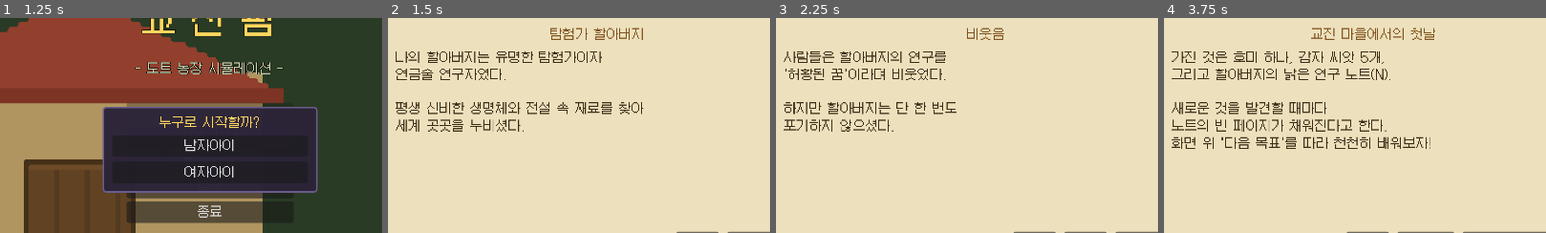
Above: before the commit, frames 1-4 (left to right).
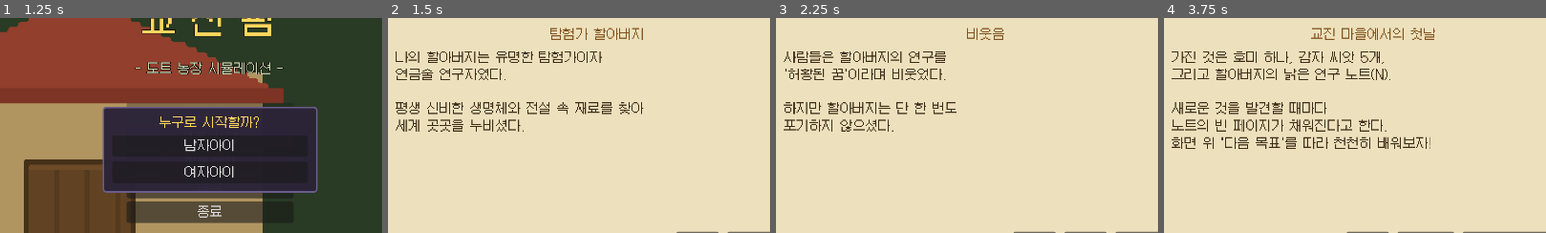
Above: after the commit, the same moments.

Repository: kyojin00/kyojingame
Game: Godot game, scene res://scenes/title.tscn
Same seed, same stepped clock (60 frames per second), same inputs: the game is played once before the commit and once after it.
Inputs:
- Up to frame 1 (1.25 s): click "새로 시작" at 0.5 s
- Up to frame 2 (1.5 s): click "새로 시작" at 1.25 s
- Up to frame 3 (2.25 s): click "다음 >" at 2 s
- Up to frame 4 (3.75 s): click "< 이전" at 2.75 s; click "건너뛰기 >>" at 3.5 s
The pictures show only the part of the screen within x 22-72%, y 17-67%; the shares and areas given below are measured in that part.

Frame 1 is identical in both runs. In frame 2, 0.1% of the frame differs, in the area x 2-48%, y 17-53%; in frame 3, 0.2%, in the area x 2-45%, y 15-53%; in frame 4, 0.2%.

Commit message:
인벤토리 툴팁 카드: 마우스 옆에 뜨는 아이템 상세 창
- 하단 고정 정보줄 제거, 커서를 따라다니는 툴팁 카드로 교체
- 금색 테두리 카드에 아이템 이름(금색) + 설명 표시, 화면 밖으로 안 나가게 클램프
- 도구/씨앗/수확물/생산물 전부 적용

Co-Authored-By: Claude Fable 5 <noreply@anthropic.com>
Claude-Session: https://claude.ai/code/session_01G16d56kTH5eNwk3gstTUwt

Diff:
--- a/game/scripts/inventory_ui.gd
+++ b/game/scripts/inventory_ui.gd
@@ -22,7 +22,9 @@
 
 var main: Node2D
 var items_box: VBoxContainer
-var info_label: Label
+var tip_panel: PanelContainer
+var tip_title: Label
+var tip_body: Label
 var _refresh_timer := 0.0
 var _slot_normal: StyleBoxFlat
 var _slot_selected: StyleBoxFlat
@@ -57,28 +59,52 @@
 	v.add_child(title)
 
 	var scroll := ScrollContainer.new()
-	scroll.custom_minimum_size = Vector2(525, 235)
+	scroll.custom_minimum_size = Vector2(525, 270)
 	scroll.size_flags_vertical = Control.SIZE_EXPAND_FILL
 	v.add_child(scroll)
 	items_box = VBoxContainer.new()
 	items_box.size_flags_horizontal = Control.SIZE_EXPAND_FILL
 	scroll.add_child(items_box)
 
-	info_label = Label.new()
-	info_label.autowrap_mode = TextServer.AUTOWRAP_WORD_SMART
-	info_label.custom_minimum_size = Vector2(525, 46)
-	info_label.vertical_alignment = VERTICAL_ALIGNMENT_TOP
-	v.add_child(info_label)
-	_show_info("")
-
-
-func _show_info(text: String) -> void:
-	if text == "":
-		info_label.text = "슬롯에 마우스를 올리면 상세 정보가 나온다"
-		info_label.add_theme_color_override("font_color", Color(0.55, 0.52, 0.68))
-	else:
-		info_label.text = text
-		info_label.add_theme_color_override("font_color", Color(1, 0.93, 0.75))
+	# 마우스를 따라다니는 아이템 툴팁 카드
+	tip_panel = PanelContainer.new()
+	tip_panel.visible = false
+	tip_panel.mouse_filter = Control.MOUSE_FILTER_IGNORE
+	tip_panel.z_index = 10
+	var tstyle := StyleBoxFlat.new()
+	tstyle.bg_color = Color(0.1, 0.08, 0.14, 0.98)
+	tstyle.border_color = Color(1, 0.84, 0.37)
+	tstyle.set_border_width_all(2)
+	tstyle.set_corner_radius_all(4)
+	tstyle.set_content_margin_all(8)
+	tip_panel.add_theme_stylebox_override("panel", tstyle)
+	var tv := VBoxContainer.new()
+	tv.mouse_filter = Control.MOUSE_FILTER_IGNORE
+	tv.add_theme_constant_override("separation", 2)
+	tip_panel.add_child(tv)
+	tip_title = Label.new()
+	tip_title.mouse_filter = Control.MOUSE_FILTER_IGNORE
+	tip_title.add_theme_color_override("font_color", Color("ffd75e"))
+	tv.add_child(tip_title)
+	tip_body = Label.new()
+	tip_body.mouse_filter = Control.MOUSE_FILTER_IGNORE
+	tip_body.autowrap_mode = TextServer.AUTOWRAP_WORD_SMART
+	tip_body.custom_minimum_size = Vector2(250, 0)
+	tip_body.add_theme_color_override("font_color", Color(0.88, 0.85, 0.95))
+	tv.add_child(tip_body)
+	add_child(tip_panel)
+
+
+func _show_tip(title: String, body: String) -> void:
+	tip_title.text = title
+	tip_body.text = body
+	tip_body.visible = body != ""
+	tip_panel.reset_size()
+	tip_panel.visible = true
+
+
+func _hide_tip() -> void:
+	tip_panel.visible = false
 
 
 func toggle() -> void:
@@ -95,6 +121,11 @@
 func _process(delta: float) -> void:
 	if not visible:
 		return
+	if tip_panel.visible:
+		var mp := get_viewport().get_mouse_position()
+		tip_panel.position = Vector2(
+			minf(mp.x + 14.0, 960.0 - tip_panel.size.x - 8.0),
+			minf(mp.y + 16.0, 540.0 - tip_panel.size.y - 8.0))
 	_refresh_timer -= delta
 	if _refresh_timer <= 0.0:
 		_refresh_timer = 0.5
@@ -183,8 +214,9 @@
 			_rebuild())
 	if unlocked:
 		b.mouse_entered.connect(func() -> void:
-			_show_info(TOOL_DESC.get(t, t)))
-		b.mouse_exited.connect(func() -> void: _show_info(""))
+			var parts := str(TOOL_DESC.get(t, t)).split(" — ")
+			_show_tip(parts[0], parts[1] if parts.size() > 1 else ""))
+		b.mouse_exited.connect(func() -> void: _hide_tip())
 	b.set_drag_forwarding(
 		func(_pos: Vector2) -> Variant:
 			var tt: String = GameData.tool_slots[slot_i]
@@ -218,8 +250,10 @@
 	b.add_theme_stylebox_override("normal", _slot_normal)
 	b.add_theme_stylebox_override("hover", _slot_selected)
 	b.add_theme_stylebox_override("pressed", _slot_normal)
-	b.mouse_entered.connect(func() -> void: _show_info(TOOL_DESC.get(t, t)))
-	b.mouse_exited.connect(func() -> void: _show_info(""))
+	b.mouse_entered.connect(func() -> void:
+		var parts := str(TOOL_DESC.get(t, t)).split(" — ")
+		_show_tip(parts[0], parts[1] if parts.size() > 1 else ""))
+	b.mouse_exited.connect(func() -> void: _hide_tip())
 	b.set_drag_forwarding(
 		func(_pos: Vector2) -> Variant:
 			var pv := TextureRect.new()
@@ -264,11 +298,11 @@
 	b.add_theme_stylebox_override("hover", _slot_selected)
 	b.add_theme_stylebox_override("pressed", _slot_normal)
 	if e.is_empty():
-		b.mouse_entered.connect(func() -> void: _show_info(""))
+		b.mouse_entered.connect(func() -> void: _hide_tip())
 		return b
-	b.tooltip_text = str(e.tip)
-	b.mouse_entered.connect(func() -> void: _show_info(str(e.get("info", e.tip))))
-	b.mouse_exited.connect(func() -> void: _show_info(""))
+	b.mouse_entered.connect(func() -> void:
+		_show_tip(str(e.tip), str(e.get("desc", ""))))
+	b.mouse_exited.connect(func() -> void: _hide_tip())
 	if e.has("icon") and main.tex.has(e.icon):
 		b.icon = main.tex[e.icon]
 	else:
@@ -297,35 +331,34 @@
 	if GameData.wood > 0:
 		out.append({"icon": "icon_wood", "count": GameData.wood,
 			"tip": "목재 x%d" % GameData.wood,
-			"info": "목재 x%d — 나무를 베면 얻는다. 울타리·스프링클러·축사 재료" % GameData.wood})
+			"desc": "나무를 베면 얻는다. 울타리·스프링클러·축사 재료"})
 	if GameData.stone > 0:
 		out.append({"icon": "icon_stone", "count": GameData.stone,
 			"tip": "석재 x%d" % GameData.stone,
-			"info": "석재 x%d — 바위를 캐면 얻는다. 스프링클러·축사 재료" % GameData.stone})
+			"desc": "바위를 캐면 얻는다. 스프링클러·축사 재료"})
 	for id in GameData.CROP_IDS:
 		if GameData.seeds[id] > 0:
 			out.append({"icon": "icon_seed", "count": GameData.seeds[id],
 				"tip": "%s 씨앗 x%d" % [GameData.CROPS[id].name, GameData.seeds[id]],
-				"info": "%s 씨앗 x%d — 밭(호미로 간 땅)에 심자. 수확까지 %d일" %
-					[GameData.CROPS[id].name, GameData.seeds[id], int(GameData.CROPS[id].grow_days)]})
+				"desc": "밭(호미로 간 땅)에 심자. 수확까지 %d일" % int(GameData.CROPS[id].grow_days)})
 	for id in GameData.CROP_IDS:
 		var n := int(GameData.produce[id])
 		if n > 0:
 			out.append({"icon": "mature_" + id, "count": n,
 				"tip": "%s x%d (개당 %dG)" % [GameData.CROPS[id].name, n,
 					GameData.CROPS[id].sell_price],
-				"info": "%s x%d — 판매가 %dG. 출하 상자에 넣으면 다음 날 아침 정산된다" %
-					[GameData.CROPS[id].name, n, GameData.CROPS[id].sell_price]})
+				"desc": "판매가 %dG · 출하 상자에 넣으면 다음 날 아침 정산된다" %
+					GameData.CROPS[id].sell_price})
 		var ns := int(GameData.produce_silver.get(id, 0))
 		if ns > 0:
 			out.append({"icon": "mature_" + id, "count": ns,
 				"tip": "%s (은품질) x%d" % [GameData.CROPS[id].name, ns],
-				"info": "%s (은품질) x%d — 일반보다 비싸게 팔린다" % [GameData.CROPS[id].name, ns]})
+				"desc": "은품질 — 일반보다 비싸게 팔린다"})
 		var ng := int(GameData.produce_gold.get(id, 0))
 		if ng > 0:
 			out.append({"icon": "mature_" + id, "count": ng,
 				"tip": "%s (금품질) x%d" % [GameData.CROPS[id].name, ng],
-				"info": "%s (금품질) x%d — 최고 품질! 가장 비싸게 팔린다" % [GameData.CROPS[id].name, ng]})
+				"desc": "금품질 — 최고 품질! 가장 비싸게 팔린다"})
 	for id in GameData.ITEM_IDS:
 		var n2 := int(GameData.items[id])
 		if n2 <= 0:
@@ -356,7 +389,6 @@
 		else:
 			e["color"] = Color(0.85, 0.82, 0.95)
 			extra = "판매가 %dG" % int(def.sell) if int(def.sell) > 0 else ""
-		e["info"] = "%s x%d — %s" % [def.name, n2, extra] if extra != "" \
-			else "%s x%d" % [def.name, n2]
+		e["desc"] = extra
 		out.append(e)
 	return out
